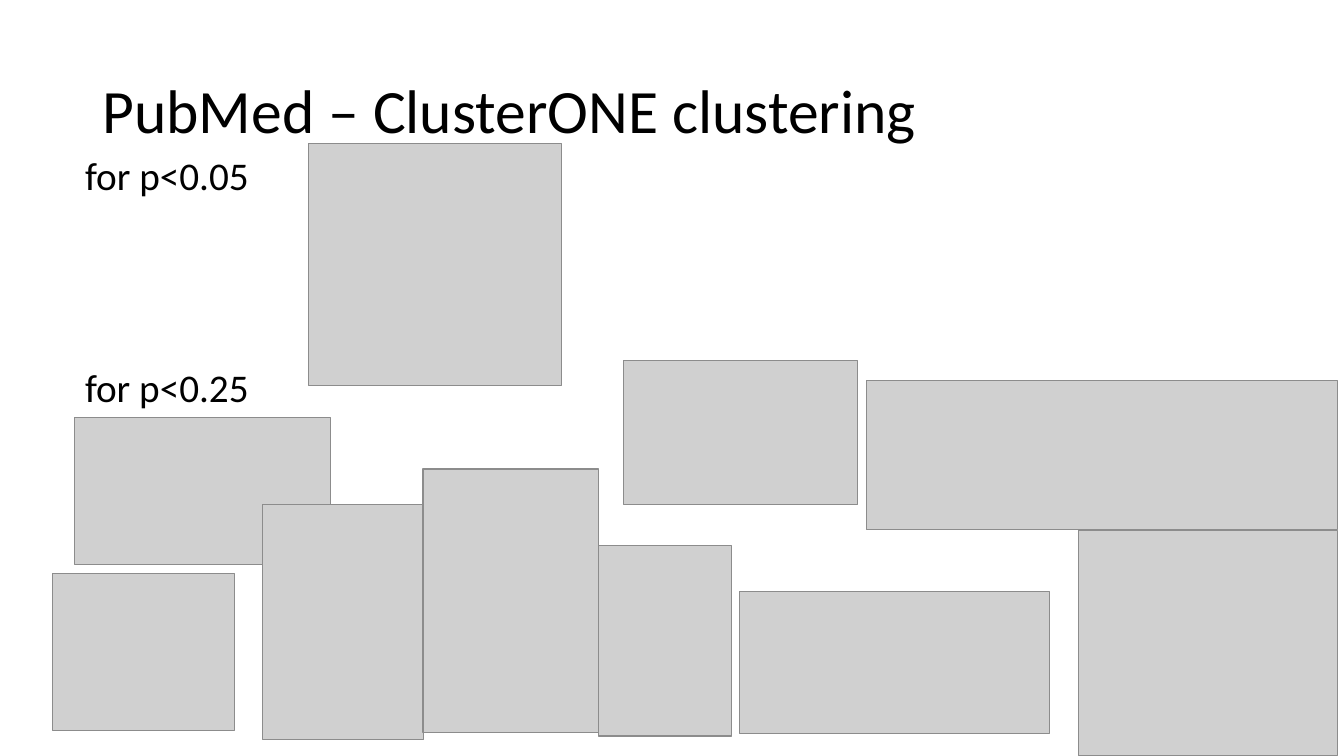
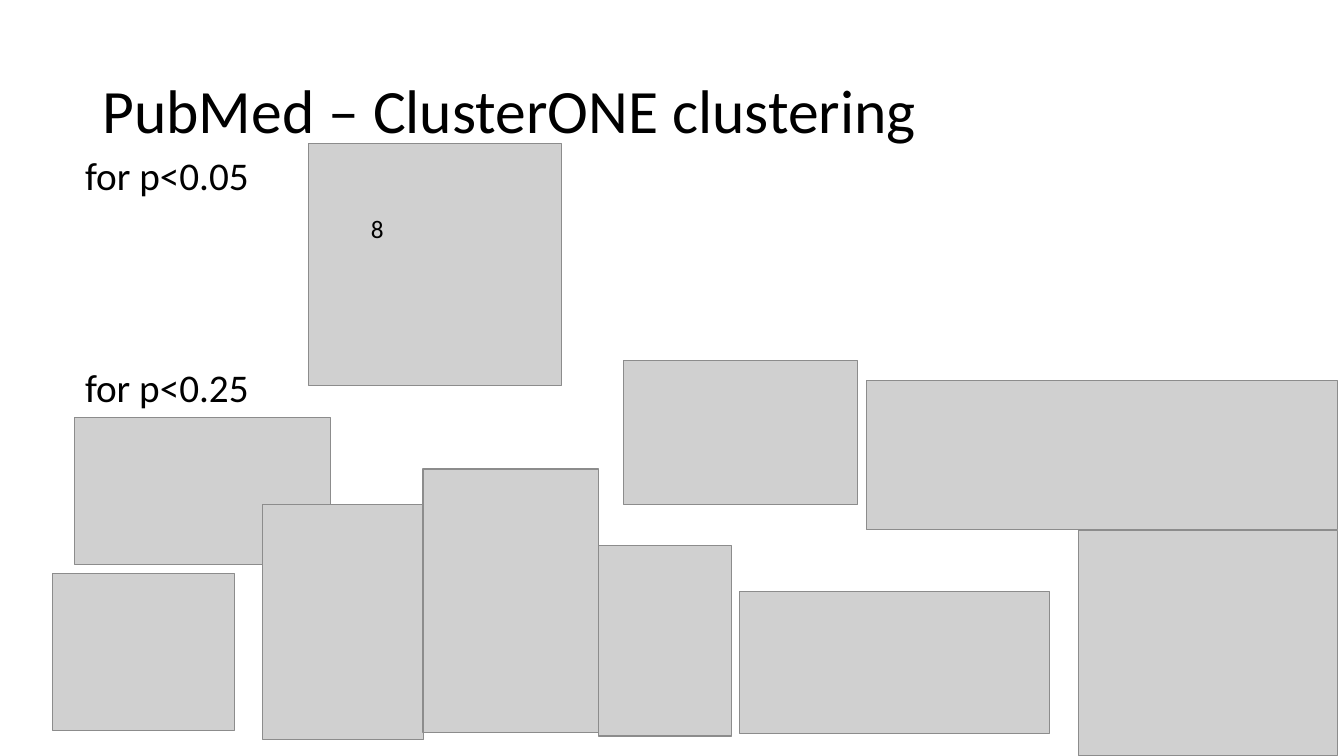
Before and after one commit to dyaom/REHS-2019, a slide deck: slide 7 of all the important files.pptx. Drawn at 1344x756 pixels with LibreOffice and Linux fonts; fonts in the diff are those of the drawing; grey boxes stand for pictures. Boxes give left, top, right and bottom in pixels: in the first picture for what was removed or moved away, otherwise in the second. Text is boxed around its words. In the diff, an @@ line names an element or a change of style, - is before the commit and + after.

```diff
--- a/all the important files.pptx
+++ b/all the important files.pptx
@@ text added at (371,221,384,238), 18 pt, text #000000 @@
+8
```
Also in this commit, not shown: 1 other slide changed, 5 slides added, 1 slide removed, 5 other files.
